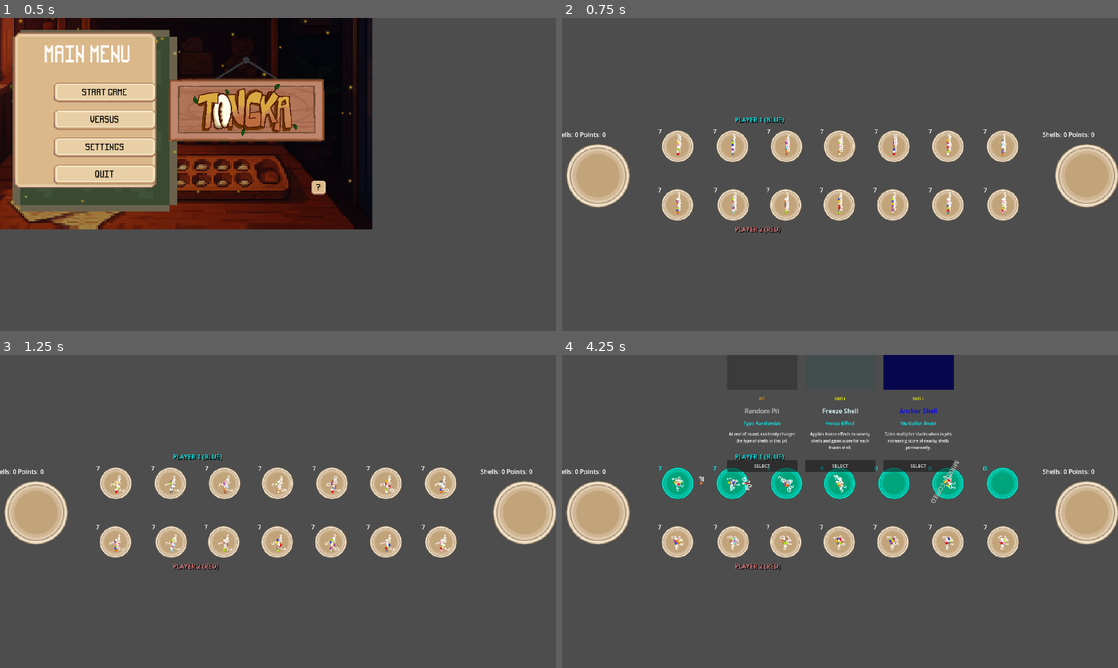
Above: before the commit, frames 1-4 (two rows, left to right).
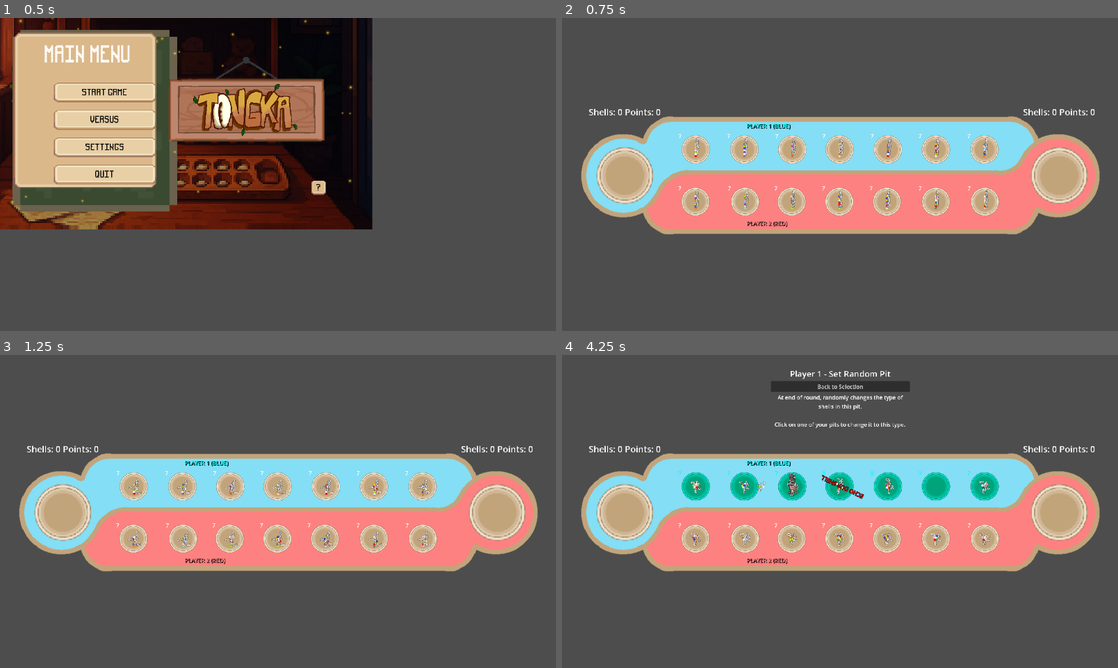
Above: after the commit, the same moments.

Repository: Hoplyman/GameHackathon-Achuuuspekoply
Game: Godot game, scene res://Main Menu/main_menu.tscn
The game is run twice, just before and just after one commit, with the same random seed, the same clock (stepped at 60 frames per second) and the same inputs.
Inputs (mouse positions are in pixels of both pictures, inside the frame that each line leads up to):
- Up to frame 1 (0.5 s): no input
- Up to frame 2 (0.75 s): click "Versus" at 0.5 s
- Up to frame 3 (1.25 s): no input
- Up to frame 4 (4.25 s): move the mouse to (1001, 483) at 1.27 s; click (1001, 483) at 1.42 s; move the mouse to (945, 483) at 2.02 s; click (945, 483) at 2.17 s; move the mouse to (895, 483) at 2.77 s; click (895, 483) at 2.92 s; click (773, 470) at 3.5 s, where only the run after the commit has a clickable "SELECT"

Frame 1 is identical in both runs. In frame 2, 30% of the frame differs, in the area x 0-100%, y 28-70%; in frame 3, 30%; in frame 4, 34%, in the area x 0-100%, y 0-70%.

Commit message:
Text Font Revamp

Diff:
--- a/objects/MainHouse.tscn
+++ b/objects/MainHouse.tscn
@@ -15,11 +15,16 @@
 hframes = 11
 
 [node name="StoneLabel" type="Label" parent="."]
-offset_left = -113.0
-offset_top = -117.0
-offset_right = -73.0
-offset_bottom = -94.0
+offset_left = -22.0
+offset_top = -200.0
+offset_right = 22.0
+offset_bottom = -165.0
+grow_horizontal = 2
+grow_vertical = 2
+theme_override_font_sizes/font_size = 25
 text = "0"
+horizontal_alignment = 1
+vertical_alignment = 1
 
 [node name="CollisionPolygon2D2" type="CollisionPolygon2D" parent="."]
 scale = Vector2(6, 6)
--- a/objects/Pit.tscn
+++ b/objects/Pit.tscn
@@ -49,9 +49,20 @@
 
 [node name="Effect" type="Label" parent="."]
 visible = false
-offset_bottom = 100.0
+anchors_preset = 7
+anchor_left = 0.5
+anchor_top = 1.0
+anchor_right = 0.5
+anchor_bottom = 1.0
+offset_left = -22.0
+offset_top = -110.0
+offset_right = 22.0
+offset_bottom = -10.0
 grow_horizontal = 2
+grow_vertical = 0
 size_flags_horizontal = 8
+theme_override_colors/font_outline_color = Color(0, 0, 0, 1)
+theme_override_constants/outline_size = 3
 text = "Effect"
 horizontal_alignment = 1
 vertical_alignment = 1
--- a/objects/Shell.tscn
+++ b/objects/Shell.tscn
@@ -46,6 +46,8 @@
 grow_vertical = 0
 size_flags_horizontal = 3
 size_flags_vertical = 6
+theme_override_colors/font_outline_color = Color(0, 0, 0, 1)
+theme_override_constants/outline_size = 2
 theme_override_font_sizes/font_size = 16
 text = "1"
 horizontal_alignment = 1
@@ -54,6 +56,8 @@
 visible = false
 grow_horizontal = 2
 grow_vertical = 2
+theme_override_colors/font_outline_color = Color(0, 0, 0, 1)
+theme_override_constants/outline_size = 4
 text = "Effect"
 horizontal_alignment = 1
 vertical_alignment = 1
--- a/scenes/GameManager.gd
+++ b/scenes/GameManager.gd
@@ -499,7 +499,7 @@
 				if child.Type == 7:
 					child.shell_endround()
 					var tween = create_tween()
-					tween.tween_interval(0.05)
+					tween.tween_interval(0.1)
 					await tween.finished
 	for child in pvp.get_children():
 		if is_instance_valid(child):
@@ -507,7 +507,7 @@
 				if child.Type == 4:
 					child.shell_endround()
 					var tween = create_tween()
-					tween.tween_interval(0.05)
+					tween.tween_interval(0.1)
 					await tween.finished
 	for child in pvp.get_children():
 		if is_instance_valid(child):
@@ -515,7 +515,7 @@
 				if child.Type == 6:
 					child.shell_endround()
 					var tween = create_tween()
-					tween.tween_interval(0.05)
+					tween.tween_interval(0.1)
 					await tween.finished
 	for child in pvp.get_children():
 		if is_instance_valid(child):
--- a/scenes/Gameplay.tscn
+++ b/scenes/Gameplay.tscn
@@ -1,10 +1,11 @@
-[gd_scene load_steps=6 format=3 uid="uid://b5v0f74gyw0mk"]
+[gd_scene load_steps=7 format=3 uid="uid://b5v0f74gyw0mk"]
 
 [ext_resource type="Script" uid="uid://b3vvq5tna3oo7" path="res://scenes/Gameplay.gd" id="1_a8mty"]
 [ext_resource type="PackedScene" uid="uid://crgh76dqr0wvu" path="res://objects/Pit.tscn" id="2_jfxgp"]
 [ext_resource type="Script" uid="uid://codaoqvgc6kf3" path="res://scenes/GameManager.gd" id="3_gnmmn"]
 [ext_resource type="PackedScene" uid="uid://c6sjqtnwnp0gx" path="res://objects/MainHouse.tscn" id="4_4rwr5"]
 [ext_resource type="PackedScene" uid="uid://dni16xmjr8sb5" path="res://objects/SpecialShellSelector.tscn" id="5_jfxgp"]
+[ext_resource type="PackedScene" uid="uid://dsowvbb74dtk4" path="res://objects/board.tscn" id="6_gnmmn"]
 
 [node name="Gameplay" type="Node2D"]
 script = ExtResource("1_a8mty")
@@ -62,10 +63,17 @@
 
 [node name="Camera2D" type="Camera2D" parent="."]
 position = Vector2(869, 672)
-zoom = Vector2(0.9, 0.9)
+zoom = Vector2(0.8, 0.8)
 
 [node name="SpecialShellSelector" parent="." instance=ExtResource("5_jfxgp")]
 offset_left = 869.929
 offset_top = 345.571
 offset_right = 869.929
 offset_bottom = 345.571
+
+[node name="Board" parent="." instance=ExtResource("6_gnmmn")]
+light_mask = 0
+z_index = -1
+position = Vector2(860, 640)
+scale = Vector2(1.3, 1.3)
+frame = 1
